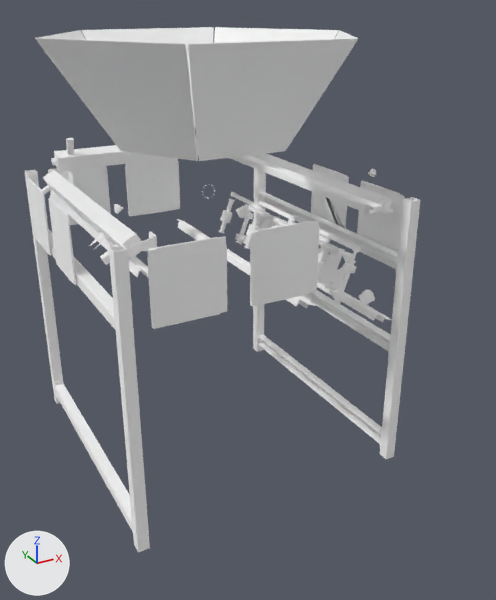
The glTF model public/models/hub.glb: old version first, new version second.
Camera for both pictures: a 50 mm lens placed at (-1.16, -2.46, 1.95), pointed at (0.13, -0.12, 0.78). Lighting does not change. The marker at lower left points along +X, +Y and +Z. The first picture is the older version. Where no turn or scale is listed for an object, it has been applied to the vertices. Vertices at exactly the same position are counted once.

Before the edit, the objects in view are built like this:
```python
me_mesh_0 = bpy.data.meshes.new('Mesh_0')
me_mesh_0.from_pydata(...)  # 11776 vertices, 22990 faces; spans x -0.599..0.609, y -0.603..0.603, z 0.111..1.427
me_mesh_0.materials.append(mat_palettematerial001)  # white #ffffff
me_mesh_1 = bpy.data.meshes.new('Mesh_1')
me_mesh_1.from_pydata(...)  # 111 vertices, 230 faces; spans x -0.607..0.617, y -0.533..0.533, z 1.434..1.829
me_mesh_1.materials.append(mat_palettematerial002)  # white #ffffff
ob_mesh_0 = bpy.data.objects.new('Mesh_0', me_mesh_0)
ob_mesh_0.location = (0.0, 0.0, 0.0)
ob_mesh_1 = bpy.data.objects.new('Mesh_1', me_mesh_1)
ob_mesh_1.location = (0.0, 0.0, 0.0)
```
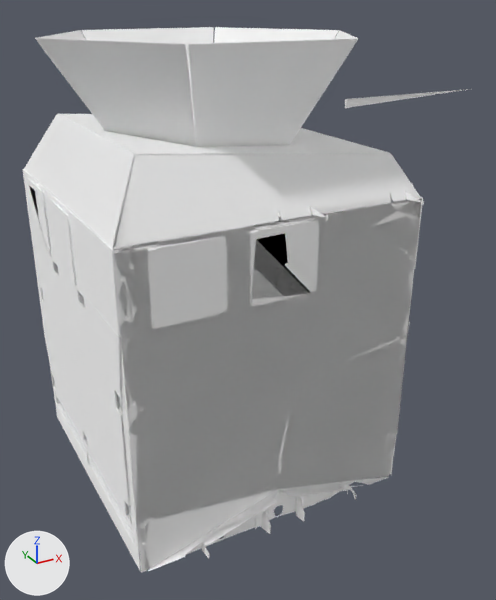
Location of each change, [x1, y1, x2, y2] in pixels of the pictures (496 x 600 px; the box of a moved part takes in the faces that stretch with it):
'Mesh_2', added
    after: [23, 89, 469, 573]
'Mesh_0', reshaped
    before: [25, 137, 420, 552]
    after: [27, 178, 396, 559]
'Mesh_3', added
    after: [31, 232, 410, 524]
part 1 of me_mesh_0, moved or reshaped
    before: [28, 156, 403, 551]
    after: [28, 179, 319, 400]
part 2 of me_mesh_0, built on
    before: [264, 342, 381, 436]
    after: [125, 485, 357, 559]

What the commit changed:
Material 'PaletteMaterial002.001' (mat_palettematerial002_001) is new.
Its base color is (1.0, 1.0, 1.0) (white #ffffff).
Its metallic is 1.0.
Its roughness is 1.0.
Material 'PaletteMaterial001.001' (mat_palettematerial001_001) is new.
Its base color is (1.0, 1.0, 1.0) (white #ffffff).
Its metallic is 1.0.
Its roughness is 1.0.
me_mesh_0 is used by ob_mesh_0; location (0.0, 0.0, 0.0).
me_mesh_0 had 11776 vertices, 22990 faces and spanned x -0.599..0.609, y -0.603..0.603, z 0.111..1.427.
me_mesh_0 now has 12216 vertices, 23711 faces and spans x -0.599..0.609, y -0.666..0.666, z 0.012..1.427.
me_mesh_0 part 1: 260 vertices moved from x -0.598..0.609, y -0.603..0.603, z 0.814..1.331 to x -0.599..0.609, y -0.603..0.603, z 0.814..1.332; 1297 vertices removed from x -0.599..0.609, y -0.603..0.597, z 0.625..1.371; 1377 vertices added at x -0.599..0.609, y -0.603..0.597, z 0.625..1.371.
me_mesh_0 part 2: 3 vertices removed from x 0.593..0.596, y 0.178..0.541, z 0.168..0.207; 363 vertices added at x -0.583..0.596, y -0.666..0.666, z 0.012..0.207.
Mesh me_mesh_3 is new.
It has 155 vertices, 300 faces and spans x -0.592..0.602, y -0.597..0.597, z 0.117..0.99.
It uses material mat_palettematerial002_001 (white #ffffff).
Mesh me_mesh_2 is new.
It has 7049 vertices, 16745 faces and spans x -0.59..0.69, y -0.7..0.7, z 0.01..1.67.
It uses material mat_palettematerial001_001 (white #ffffff).
Object 'Mesh_3' (ob_mesh_3) is new; it shows me_mesh_3.
Its location is (0.0, 0.0, 0.0).
Object 'Mesh_2' (ob_mesh_2) is new; it shows me_mesh_2.
Its location is (0.0, 0.0, 0.0).
